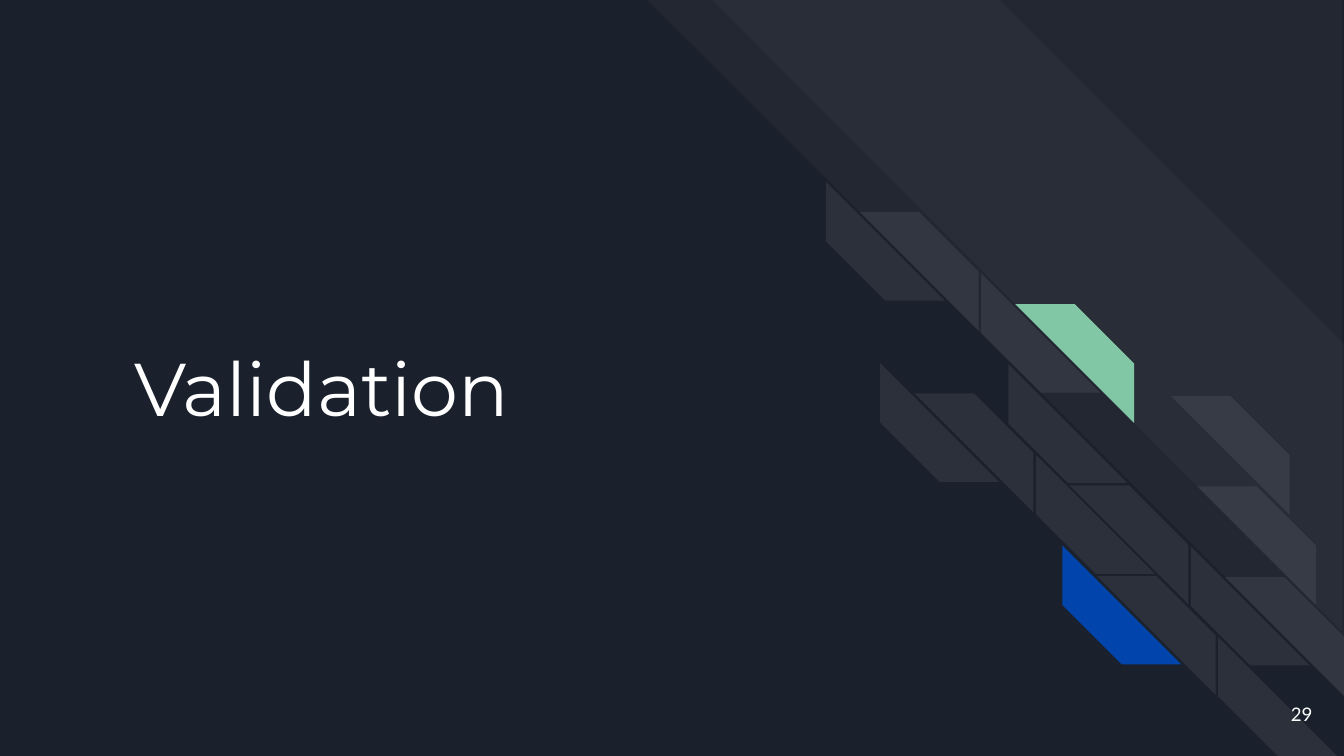
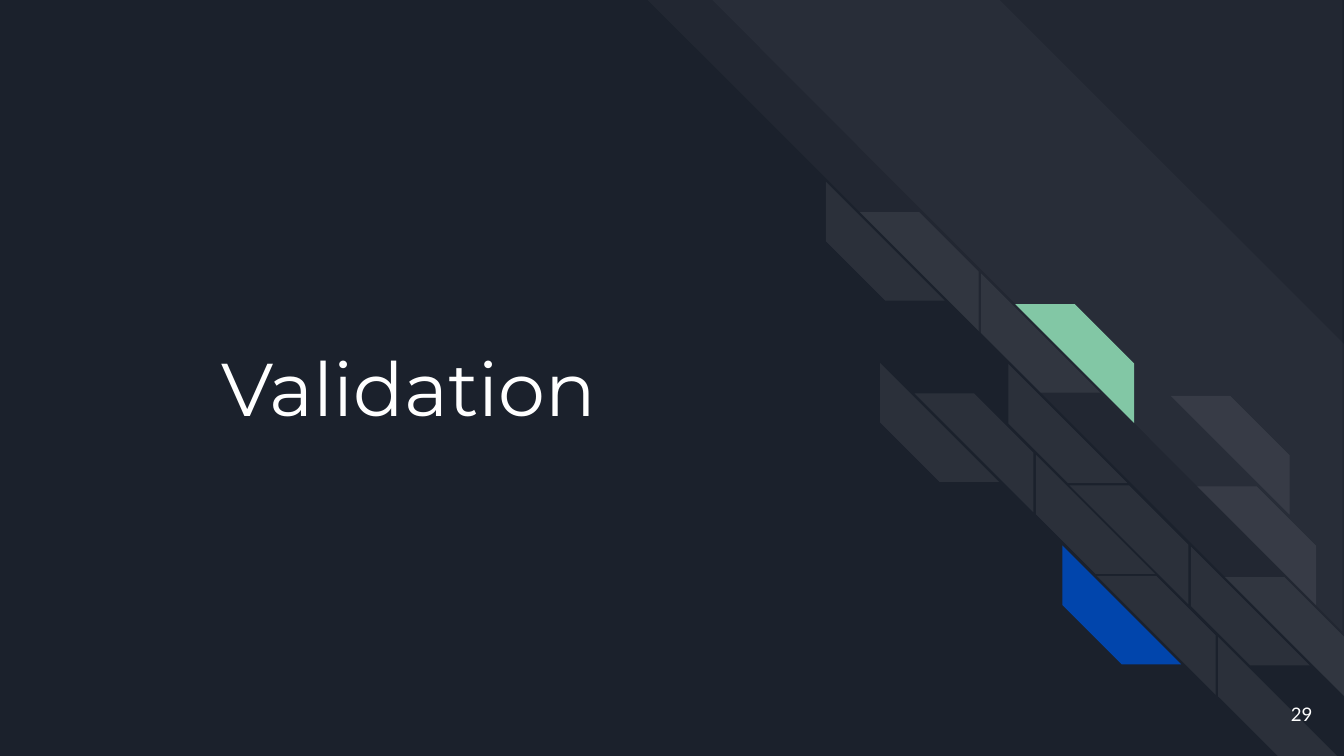
Before and after one commit to Luckabarbeau/Final_projet_mec8211, a slide deck: slide 29 of Presentation-projet-de-session.pptx. Drawn at 1344x756 pixels with LibreOffice and Linux fonts; fonts in the diff are those of the drawing. Boxes give left, top, right and bottom in pixels: in the first picture for what was removed or moved away, otherwise in the second. Text is boxed around its words. In the diff, an @@ line names an element or a change of style, - is before the commit and + after.

```diff
--- a/Presentation-projet-de-session.pptx
+++ b/Presentation-projet-de-session.pptx
@@ title "Validation": place and size @@
-title "Validation" at [135, 360, 509, 417]
+title "Validation" at [222, 360, 596, 417]
```
Also in this commit, not shown: 12 other slides changed, 2 other files.
